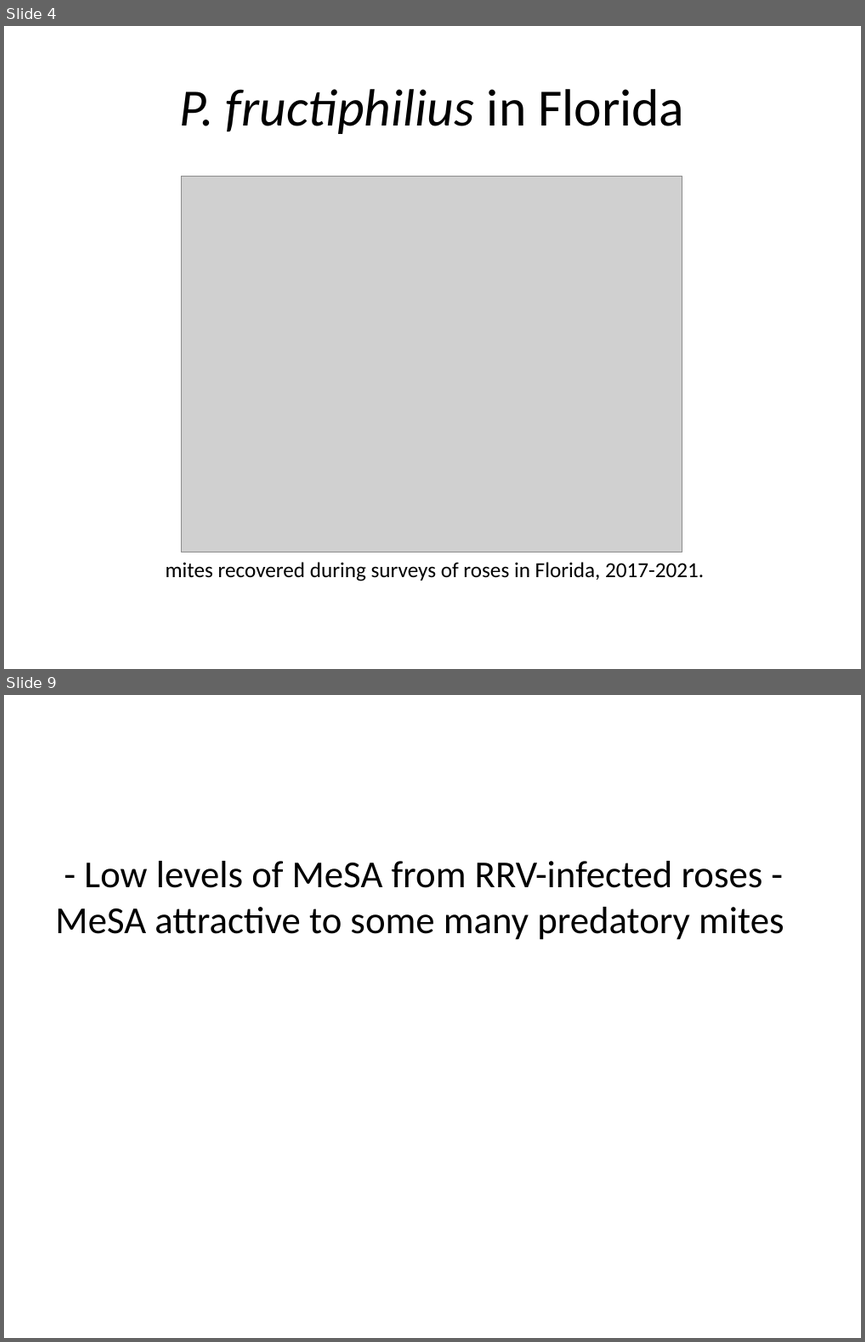
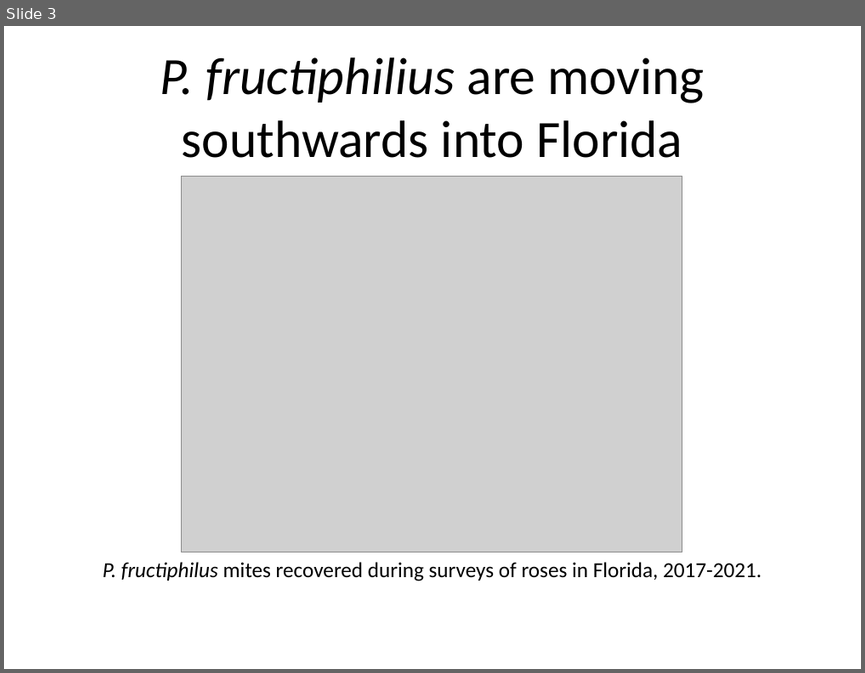
Before and after one commit to fiferworks/conference-presentations, a slide deck: asa-presentation-2021-denver.pptx. Shown one above the other, each under a label of ours: slides 4 and 9 before the commit, slide 3 after it; the slides between them are not shown. The pictures are 865x1342 and 865x673 pixels, drawn with LibreOffice and Linux fonts; fonts in the diff are those of the drawing; grey boxes stand for pictures. Boxes give left, top, right and bottom in pixels: in the first picture for what was removed or moved away, otherwise in the second. Text is boxed around its words. In the diff, an @@ line names an element or a change of style, - is before the commit and + after.

```diff
--- a/asa-presentation-2021-denver.pptx
+++ b/asa-presentation-2021-denver.pptx
@@ slide 9 removed at (4,695,861,1338), background #FFFFFF @@
@@ text removed at (55,861,783,940) @@
-- Low levels of MeSA from RRV-infected roses - MeSA attractive to some many predatory mites
@@ what was slide 4 is now slide 3 @@
@@ slide 3 changed as well @@
@@ title at (160,57,704,158): text changed; italic off @@
-P. fructiphilius in Florida
+P. fructiphilius are moving southwards into Florida
@@ text at (103,562,761,581): text changed @@
-mites recovered during surveys of roses in Florida, 2017-2021.
+P. fructiphilus mites recovered during surveys of roses in Florida, 2017-2021.
```
Also in this commit, not shown: 3 other slides changed, 1 slide added, 28 other slides removed, 56 other files.
